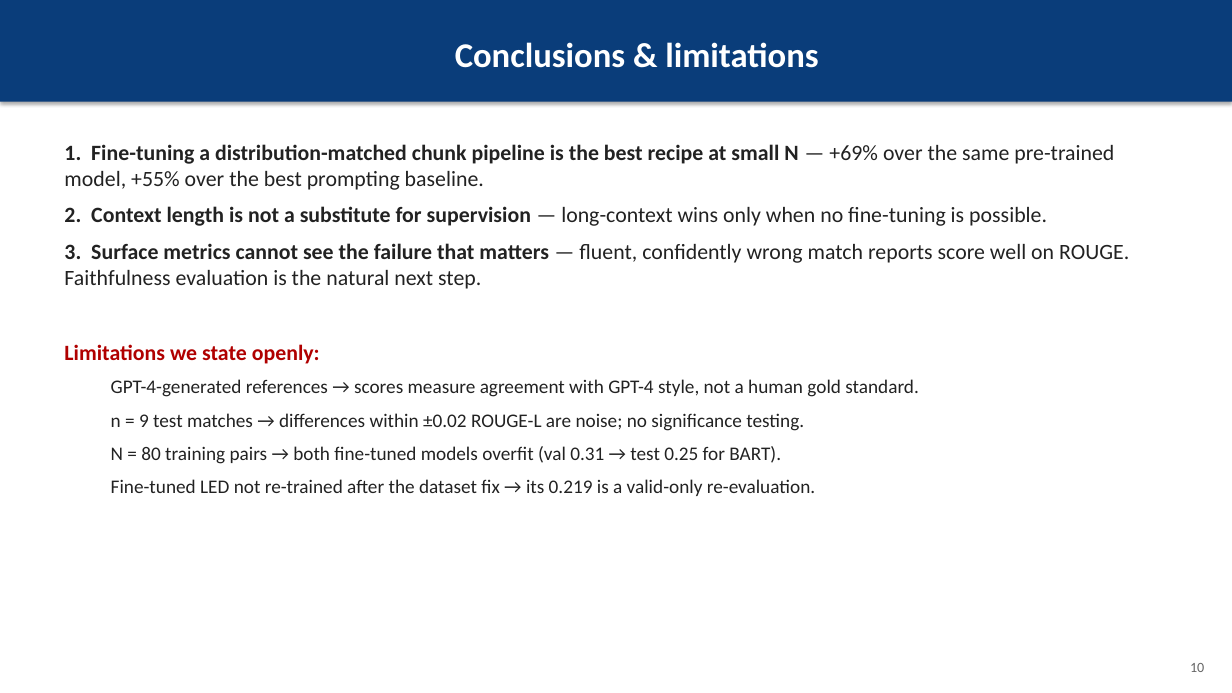
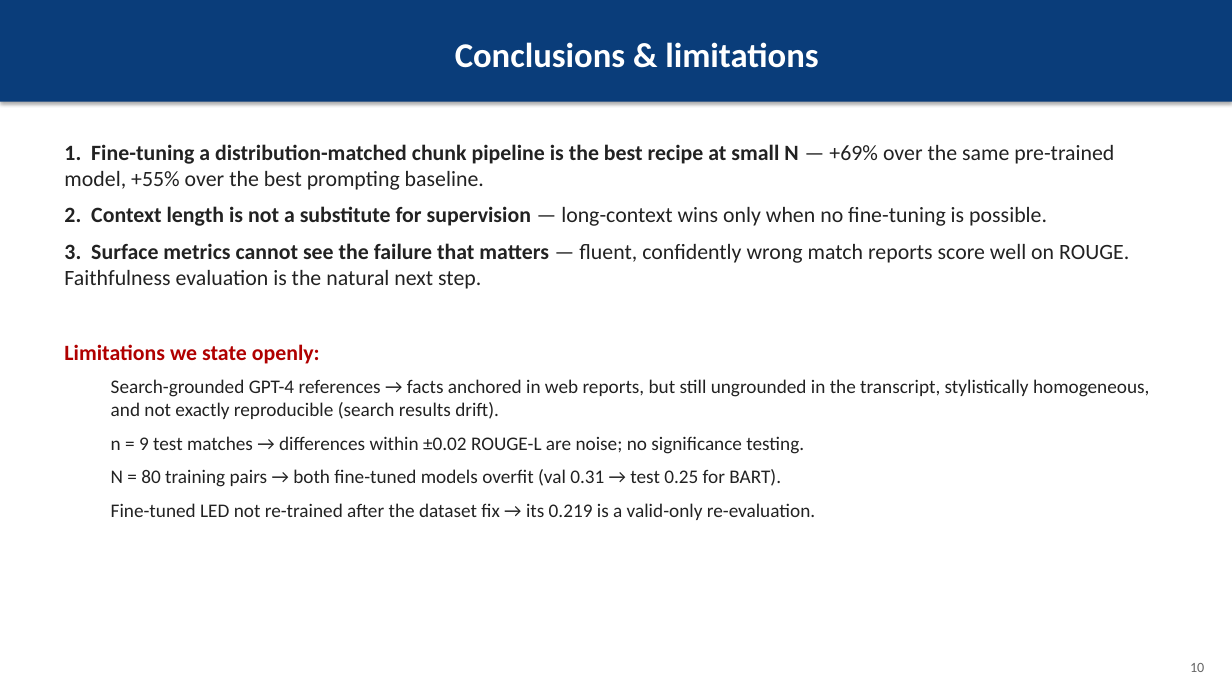
Before and after one commit to christiandalfarra/ANLP_Project, a slide deck: slide 10 of report/slides/ANLP_slides.pptx. Drawn at 1232x693 pixels with LibreOffice and Linux fonts; fonts in the diff are those of the drawing. Boxes give left, top, right and bottom in pixels: in the first picture for what was removed or moved away, otherwise in the second. Text is boxed around its words. In the diff, an @@ line names an element or a change of style, - is before the commit and + after.

```diff
--- a/report/slides/ANLP_slides.pptx
+++ b/report/slides/ANLP_slides.pptx
@@ text at (x1=111, y1=379, x2=1149, y2=419): text changed @@
-  GPT-4-generated references → scores measure agreement with GPT-4 style, not a human gold standard.
+  Search-grounded GPT-4 references → facts anchored in web reports, but still ungrounded in the transcript, stylistically homogeneous, and not exactly reproducible (search results drift).
```
Also in this commit, not shown: 1 other slide changed, 9 other files.
